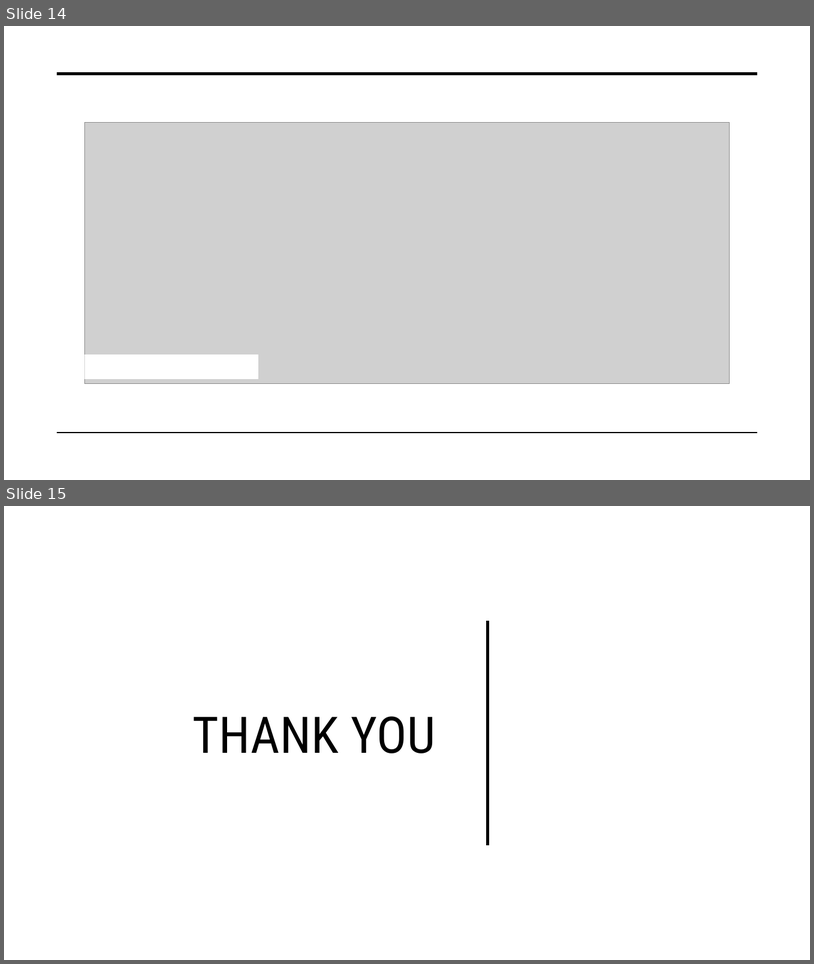
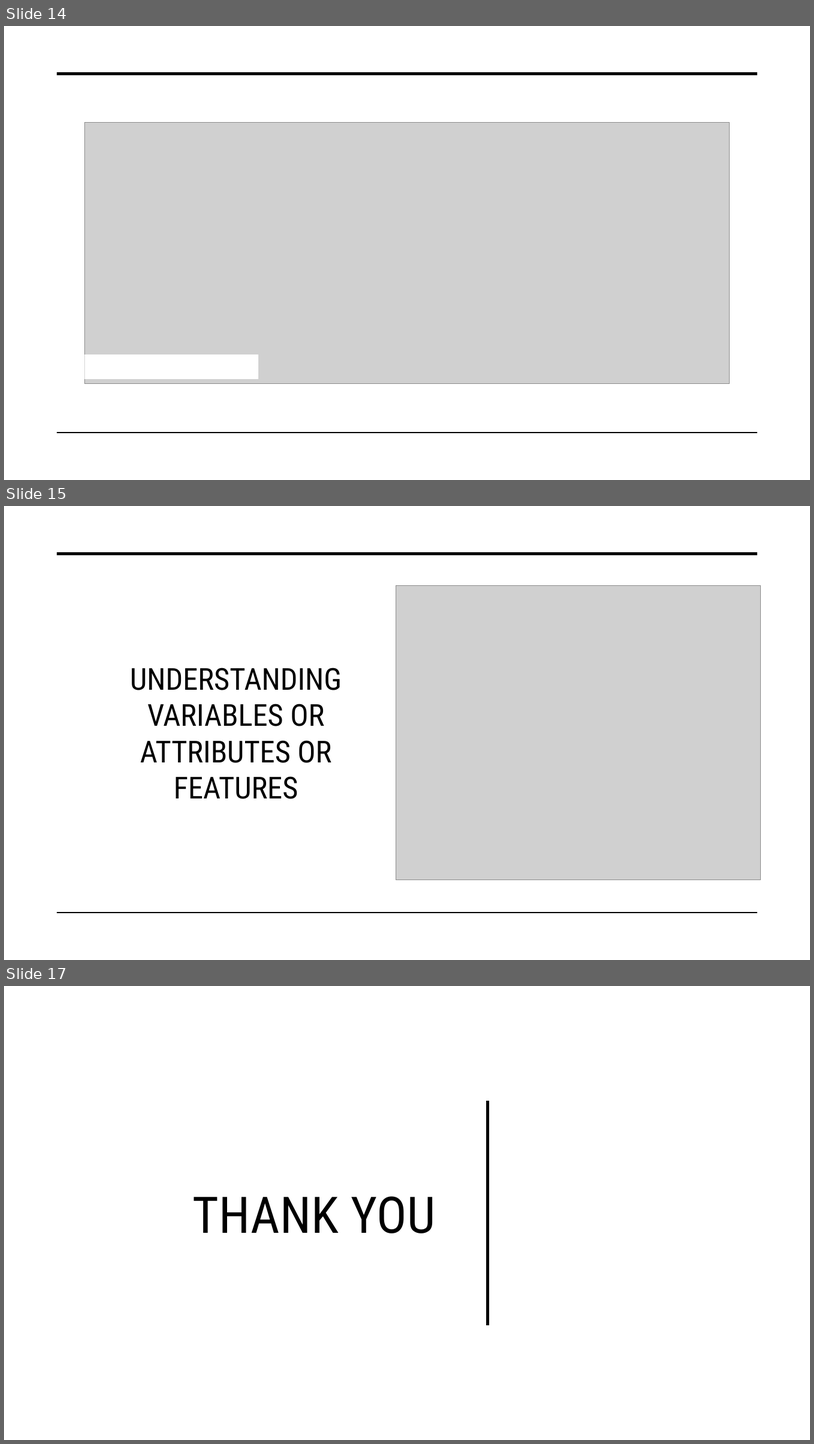
Before and after one commit to AkasHRaJNigaM/Data_Analytics_Program, a slide deck: Week_01/01_Presentations/Day_01.pptm. Shown one above the other, each under a label of ours: slides 14 and 15 before the commit, slides 14, 15 and 17 after it; the slides between them are not shown. The pictures are 814x964 and 814x1444 pixels, drawn with LibreOffice and Linux fonts; fonts in the diff are those of the drawing; grey boxes stand for pictures. Boxes give left, top, right and bottom in pixels: in the first picture for what was removed or moved away, otherwise in the second. Text is boxed around its words. In the diff, an @@ line names an element or a change of style, - is before the commit and + after.

```diff
--- a/Week_01/01_Presentations/Day_01.pptm
+++ b/Week_01/01_Presentations/Day_01.pptm
@@ slide 15 added at (4,506,810,960), background #FFFFFF; not listed: 2 template elements that a slide beside it also shows @@
@@ picture added at (396,586,761,880) @@
@@ text added at (130,667,342,799), 36 pt, text #000000 @@
+UNDERSTANDING VARIABLES OR ATTRIBUTES OR FEATURES
@@ what was slide 15 is now slide 17 @@
```
Also in this commit, not shown: 2 slides changed, 1 other slide added.
